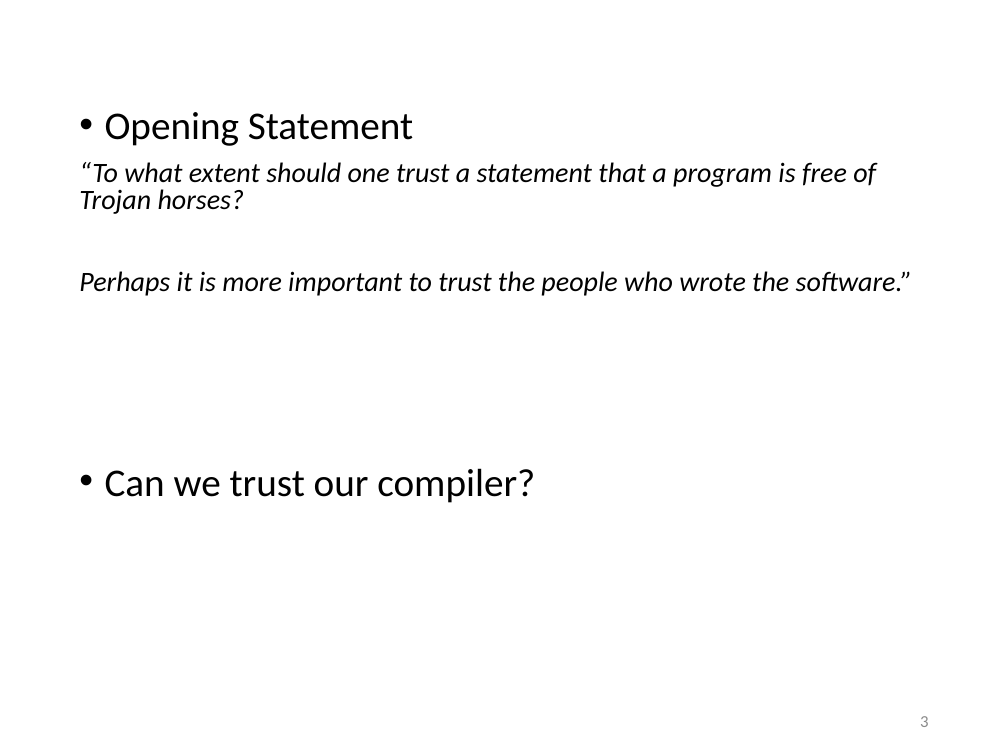
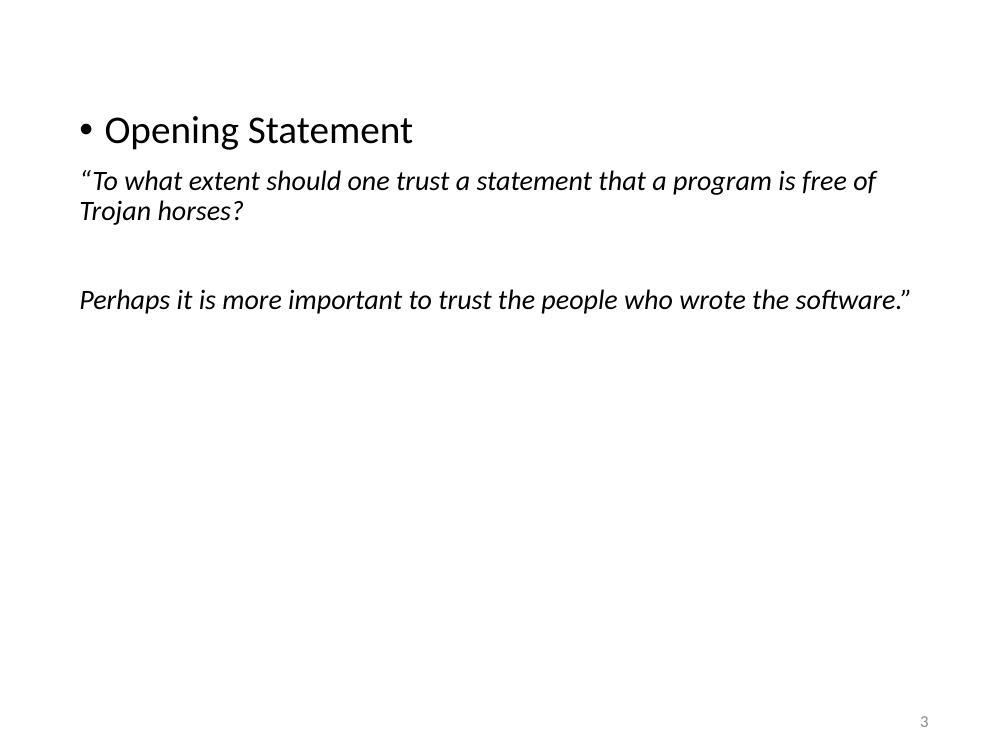
Before and after one commit to yeokm1/reflections-on-trusting-trust, a slide deck: slide 3 of reflections-of-reflecting-trust-slides.pptx. Drawn at 1008x756 pixels with LibreOffice and Linux fonts; fonts in the diff are those of the drawing. Boxes give left, top, right and bottom in pixels: in the first picture for what was removed or moved away, otherwise in the second. Text is boxed around its words. In the diff, an @@ line names an element or a change of style, - is before the commit and + after.

```diff
--- a/reflections-of-reflecting-trust-slides.pptx
+++ b/reflections-of-reflecting-trust-slides.pptx
@@ text "Opening Statement" at (79, 116, 913, 314): line spacing 0.8 to 0.9 @@
@@ text at (105, 468, 535, 503): paragraph removed @@
-• Can we trust our compiler?
```
Also in this commit, not shown: 4 other slides changed, 18 slides added.
